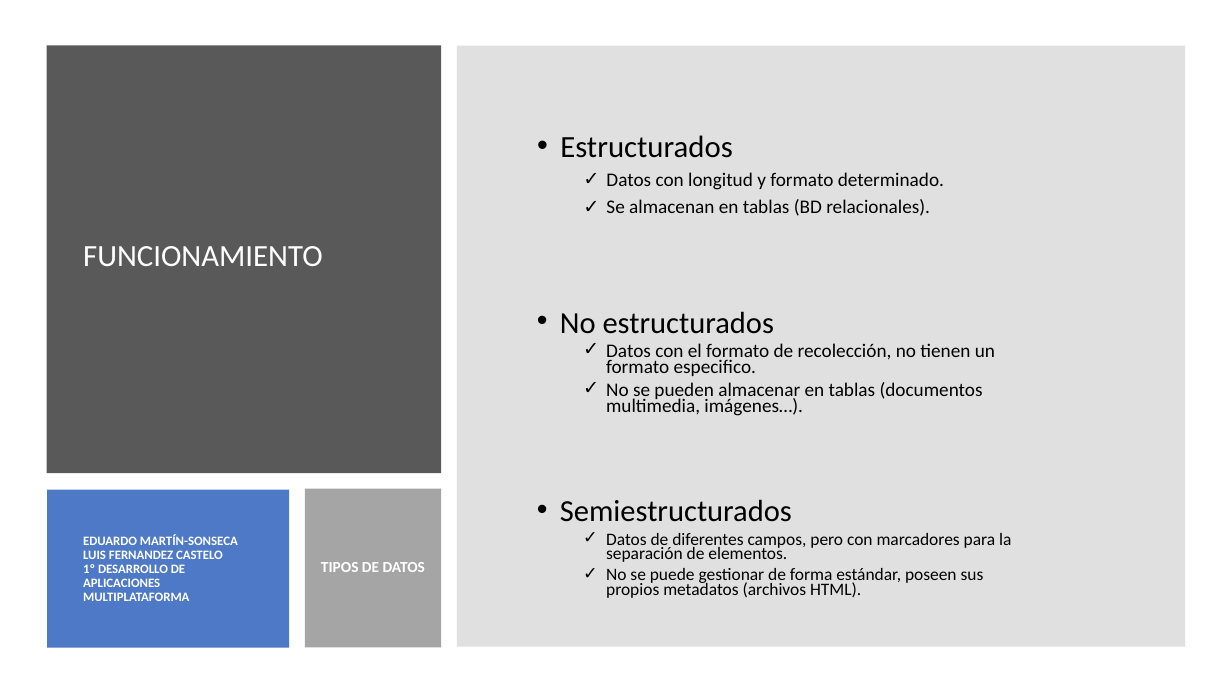
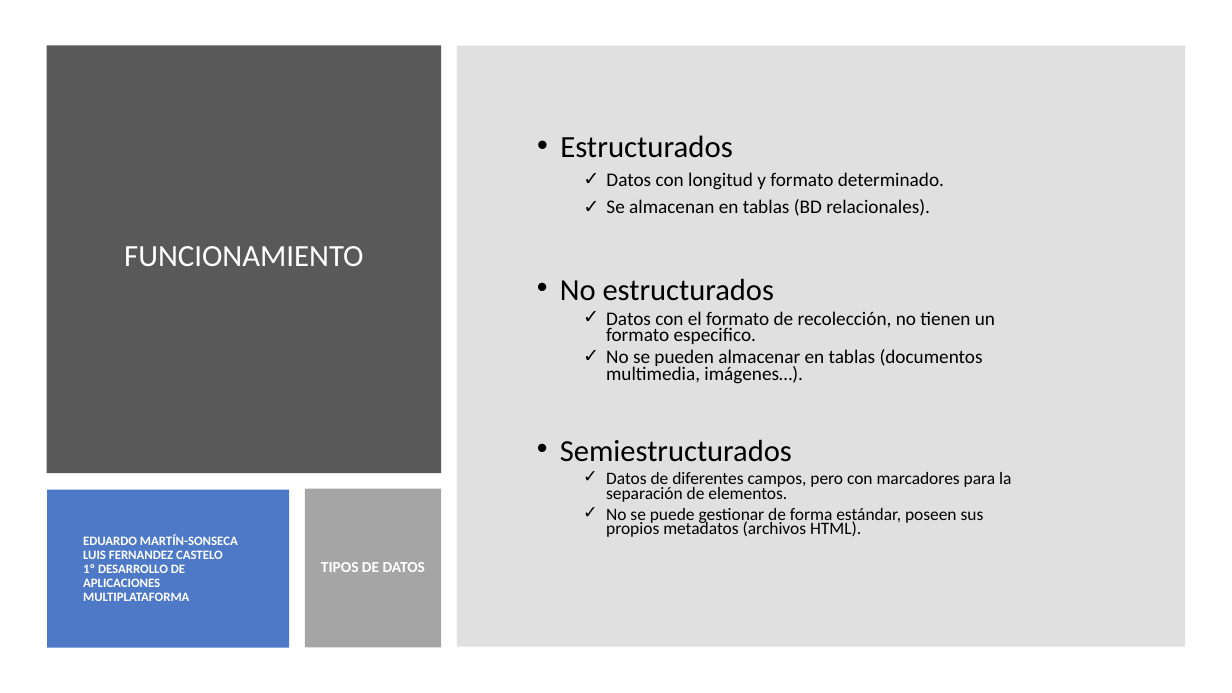
Before and after one commit to maraloeDev/Grado_SuperiorDAM, a slide deck: slide 9 of Bases de Datos/1º Evaluación/Ejercicios/Ejercicio2/Explotación de bases de datos Big Data.pptx. Drawn at 1232x693 pixels with LibreOffice and Linux fonts; fonts in the diff are those of the drawing. Boxes give left, top, right and bottom in pixels: in the first picture for what was removed or moved away, otherwise in the second. Text is boxed around its words. In the diff, an @@ line names an element or a change of style, - is before the commit and + after.

```diff
--- a/Bases de Datos/1º Evaluación/Ejercicios/Ejercicio2/Explotación de bases de datos Big Data.pptx
+++ b/Bases de Datos/1º Evaluación/Ejercicios/Ejercicio2/Explotación de bases de datos Big Data.pptx
@@ title "FUNCIONAMIENTO" at bbox=[124, 246, 363, 266]: alignment left to centre @@
@@ text "No estructurados": place and size @@
-text "No estructurados" at bbox=[560, 311, 995, 416]
+text "No estructurados" at bbox=[560, 278, 995, 384]
@@ text "Semiestructurados": place and size @@
-text "Semiestructurados" at bbox=[560, 499, 1011, 598]
+text "Semiestructurados" at bbox=[560, 439, 1011, 537]
```
Also in this commit, not shown: 13 other slides changed, 2 other files.
